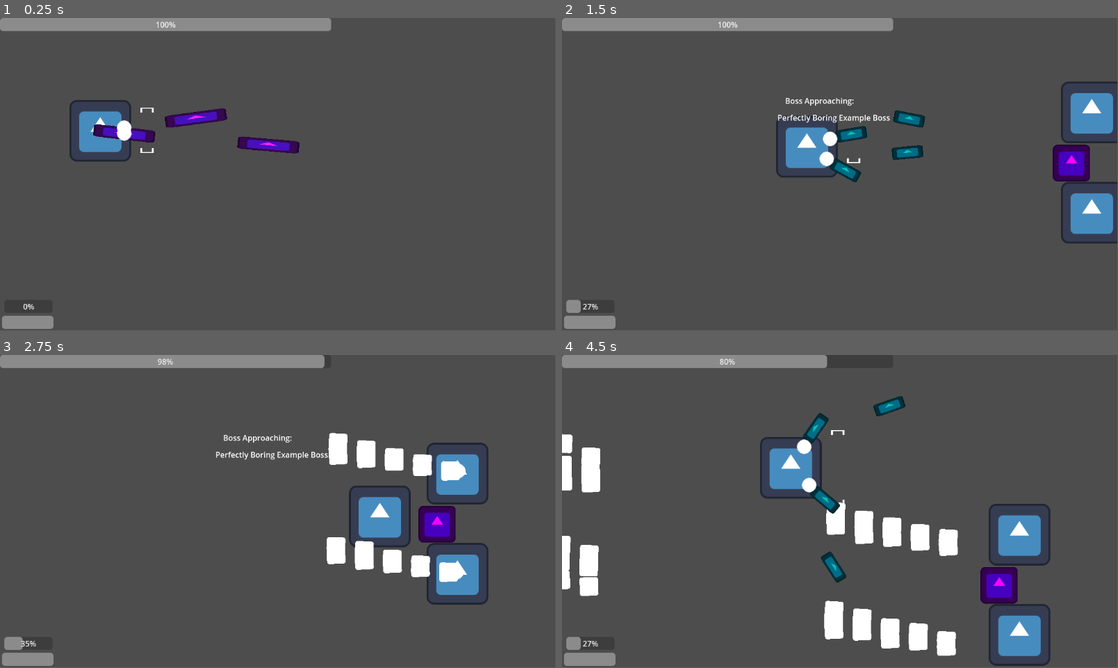
Above: before the commit, frames 1-4 (two rows, left to right).
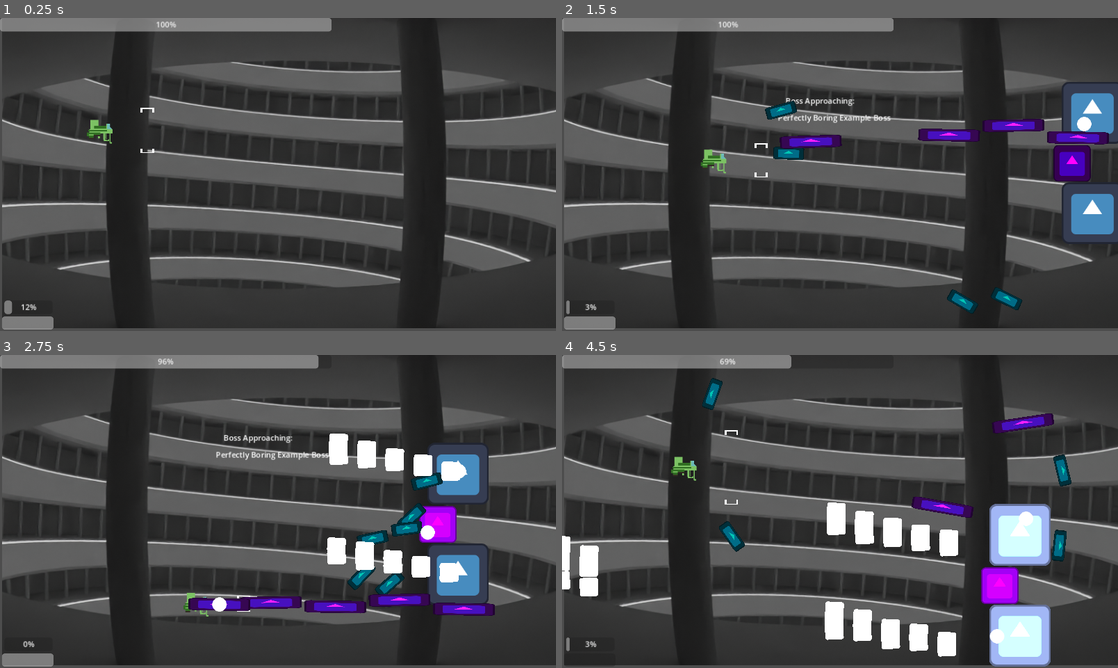
Above: after the commit, the same moments.

Repository: klianc09/bossrushcollab
Game: Godot game, scene res://test.tscn
Same seed, same stepped clock (60 frames per second), same inputs: the game is played once before the commit and once after it. The engine's default icon, where the game draws it, is replaced by a stand-in: a white triangle on a blue panel in a dark square.
Inputs (mouse positions are in pixels of both pictures, inside the frame that each line leads up to):
- Up to frame 1 (0.25 s): no input
- Up to frame 2 (1.5 s): move the mouse to (962, 158) at 0.52 s; press the mouse at (962, 158) at 0.53 s; hold Right (ui_right) 0.53-1.28 s; move the mouse to (728, 190) at 1.27 s; release the mouse at (728, 190) at 1.28 s; hold Down (ui_down) from 1.28 s (still down); click (728, 190) at 1.35 s
- Up to frame 3 (2.75 s): move the mouse to (333, 442) at 2.02 s; release Down (ui_down) at 2.03 s; press the mouse at (333, 442) at 2.03 s; hold Right (ui_right) from 2.03 s (still down)
- Up to frame 4 (4.5 s): move the mouse to (812, 574) at 2.77 s; release Right (ui_right) at 2.78 s; release the mouse at (812, 574) at 2.78 s; hold Up (ui_up) 2.78-3.53 s; click (812, 574) at 2.85 s; move the mouse to (1006, 558) at 3.52 s; press the mouse at (1006, 558) at 3.53 s; hold Left (ui_left) from 3.53 s (still down); move the mouse to (673, 464) at 4.27 s; release the mouse at (673, 464) at 4.28 s; click (673, 464) at 4.35 s
In our replay, the window is 799x449 before the commit and 800x450 after it. These sizes can differ from the game's own. Grey fills any space a smaller window leaves; there, only what the larger window draws over its background counts as a difference.

The runs differ from the first frame. In frame 1, 52% of the frame differs, in the area x 0-100%, y 0-100%; in frame 2, 53%; in frame 3, 50%; in frame 4, 55%.

Commit message:
wip art! clamping to screen

Diff:
--- a/player/player.gd
+++ b/player/player.gd
@@ -67,7 +67,7 @@
 	var spreadM2 = remap(spreadValue, -1, 1, maxMissileSubSpread, minMissileSubSpread)
 
 	var currentMoveSpeed = moveSpeed
-	if Input.is_action_pressed("action_focus"):
+	if !Input.is_action_pressed("action_focus"):
 		currentMoveSpeed = focusSpeed
 		chargeTimer += delta * chargeRate
 		chargeDischarge = chargeConversationRate # guaranteed missiles at start of barrage
@@ -97,6 +97,11 @@
 				alternate = -alternate
 
 	position += input_vector * delta * currentMoveSpeed
+	#clamp to screen
+	#magic numbers ahead!
+	position.x = clamp(position.x,0,1160)
+	position.y = clamp(position.y,0,640)
+
 
 func spawnBullet(position: Vector2, velocity: Vector2):
 	var bulletScene : PackedScene = load("res://player/bullet.tscn")
--- a/player/player.tscn
+++ b/player/player.tscn
@@ -1,7 +1,7 @@
 [gd_scene load_steps=5 format=3 uid="uid://dffgnnw8bc6lj"]
 
 [ext_resource type="Script" path="res://player/player.gd" id="1_q4pyb"]
-[ext_resource type="Texture2D" uid="uid://cdgr20cnd6afm" path="res://icon.svg" id="2_rphy0"]
+[ext_resource type="Texture2D" uid="uid://cmwxb2o0xv1wj" path="res://player/gfx/test.png" id="2_8eqy0"]
 [ext_resource type="Texture2D" uid="uid://csshi0oeidt4x" path="res://player/gfx/reticle.png" id="3_3rqfj"]
 
 [sub_resource type="CircleShape2D" id="CircleShape2D_6kve0"]
@@ -13,7 +13,7 @@
 script = ExtResource("1_q4pyb")
 
 [node name="sprite" type="Sprite2D" parent="."]
-texture = ExtResource("2_rphy0")
+texture = ExtResource("2_8eqy0")
 
 [node name="CollisionShape2D" type="CollisionShape2D" parent="."]
 shape = SubResource("CircleShape2D_6kve0")
--- a/project.godot
+++ b/project.godot
@@ -18,6 +18,10 @@
 [autoload]
 
 Singleton="*res://base/singleton.gd"
+
+[display]
+
+window/stretch/mode="canvas_items"
 
 [editor]
 
--- a/test.tscn
+++ b/test.tscn
@@ -1,7 +1,8 @@
-[gd_scene load_steps=6 format=3 uid="uid://bdyxuh1334c7a"]
+[gd_scene load_steps=7 format=3 uid="uid://bdyxuh1334c7a"]
 
 [ext_resource type="Script" path="res://test.gd" id="1_de0hb"]
 [ext_resource type="PackedScene" uid="uid://dffgnnw8bc6lj" path="res://player/player.tscn" id="2_1jh4n"]
+[ext_resource type="Texture2D" uid="uid://cw5vor2oi4ccf" path="res://base/bg_tower_thing.png" id="4_122uy"]
 [ext_resource type="PackedScene" uid="uid://bl6sm6ilarwmw" path="res://boss/example/enemy_cloud.tscn" id="5_16l7w"]
 [ext_resource type="Script" path="res://hud.gd" id="5_yj37d"]
 [ext_resource type="PackedScene" uid="uid://dfvwu0wukba6w" path="res://boss/example/example_boss_1.tscn" id="6_mstoc"]
@@ -9,6 +10,11 @@
 [node name="Main" type="Node2D"]
 script = ExtResource("1_de0hb")
 bosses = Array[PackedScene]([ExtResource("6_mstoc"), ExtResource("5_16l7w")])
+
+[node name="BgTowerThing" type="Sprite2D" parent="."]
+position = Vector2(581.587, 320.5)
+scale = Vector2(1.39178, 1.39177)
+texture = ExtResource("4_122uy")
 
 [node name="player" parent="." instance=ExtResource("2_1jh4n")]
 
Binary file added: base/bg_tower_thing.png
Not shown, added: base/bg_tower_thing.png.import
Binary file added: player/gfx/test.png
Not shown, added: player/gfx/test.png.import
